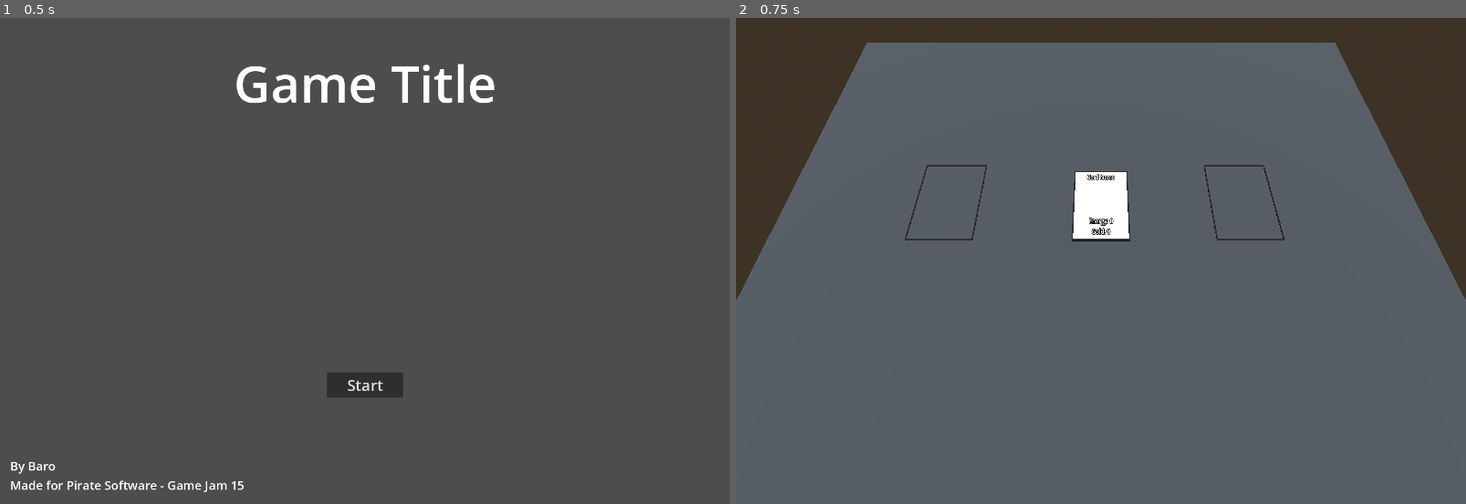
Above: before the commit, frames 1-2 (left to right).
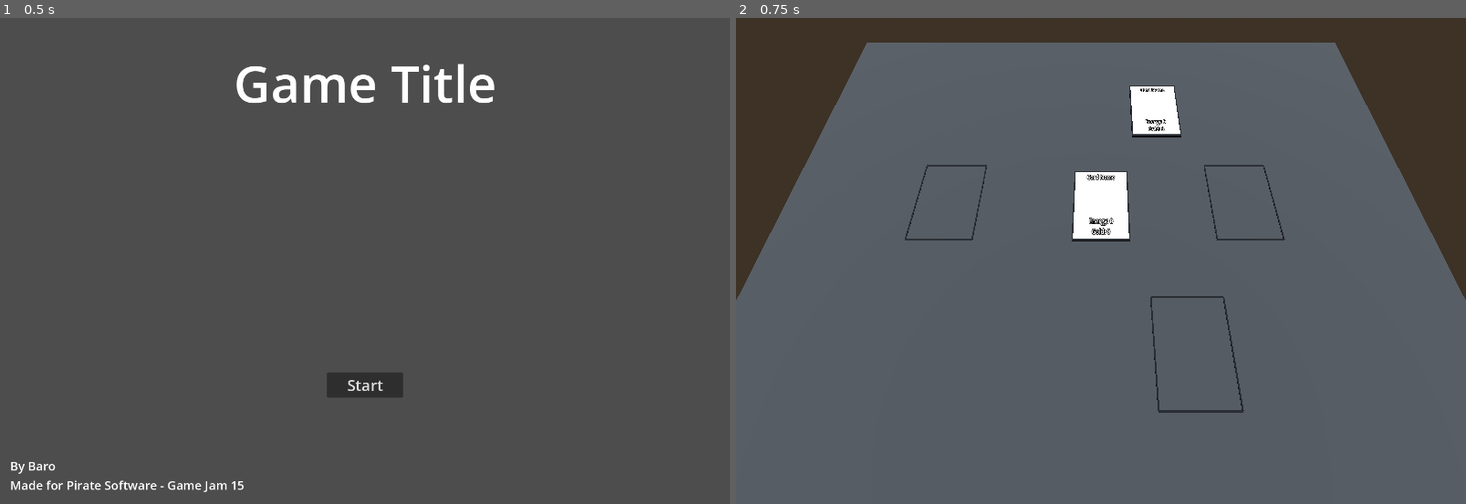
Above: after the commit, the same moments.

Repository: Barodas/game-jam-pirate-software-15
Game: Godot game, scene res://scenes/start_menu.tscn
The game is run twice, just before and just after one commit, with the same random seed, the same clock (stepped at 60 frames per second) and the same inputs.
Inputs:
- Up to frame 1 (0.5 s): no input
- Up to frame 2 (0.75 s): click "Start" at 0.5 s

Frame 1 is identical in both runs. In frame 2, 0.9% of the frame differs, in the area x 53-70%, y 13-82%.

Commit message:
Fixed card highlighting when another card is selected
- Added card swapping when clicking a card with an already selected card
- Inverted signals for card selection so it is handled by the game controller

Diff:
--- a/scenes/card.tscn
+++ b/scenes/card.tscn
@@ -13,6 +13,9 @@
 [sub_resource type="BoxMesh" id="BoxMesh_clpln"]
 
 [sub_resource type="StandardMaterial3D" id="StandardMaterial3D_w8ky8"]
+albedo_color = Color(0, 0, 1, 1)
+
+[sub_resource type="StandardMaterial3D" id="StandardMaterial3D_dh820"]
 albedo_color = Color(0, 0, 1, 1)
 
 [node name="Card" type="MeshInstance3D"]
@@ -49,10 +52,15 @@
 material_override = SubResource("StandardMaterial3D_fn5ty")
 mesh = SubResource("BoxMesh_clpln")
 
-[node name="Border" type="MeshInstance3D" parent="."]
+[node name="BorderHighlight" type="MeshInstance3D" parent="."]
 transform = Transform3D(1.15, 0, 0, 0, 0.8, 0, 0, 0, 1.15, 0, 0, 0)
 material_override = SubResource("StandardMaterial3D_w8ky8")
 mesh = SubResource("BoxMesh_clpln")
 
+[node name="BorderSelected" type="MeshInstance3D" parent="."]
+transform = Transform3D(1.15, 0, 0, 0, 0.8, 0, 0, 0, 1.15, 0, 0, 0)
+material_override = SubResource("StandardMaterial3D_dh820")
+mesh = SubResource("BoxMesh_clpln")
+
 [connection signal="mouse_entered" from="StaticBody3D" to="." method="_on_static_body_3d_mouse_entered"]
 [connection signal="mouse_exited" from="StaticBody3D" to="." method="_on_static_body_3d_mouse_exited"]
--- a/scenes/game.tscn
+++ b/scenes/game.tscn
@@ -101,8 +101,14 @@
 
 [node name="Card" parent="World" instance=ExtResource("2_mwtr0")]
 
+[node name="Card2" parent="World" instance=ExtResource("2_mwtr0")]
+transform = Transform3D(1, 0, 0, 0, 0.1, 0, 0, 0, 1.5, 1.18353, 0, -2.52857)
+
 [node name="Slot" parent="World" instance=ExtResource("3_4jq0p")]
 transform = Transform3D(1.2, 0, 0, 0, 0.02, 0, 0, 0, 1.7, -2.91569, 0, -0.104694)
 
 [node name="Slot2" parent="World" instance=ExtResource("3_4jq0p")]
 transform = Transform3D(1.2, 0, 0, 0, 0.02, 0, 0, 0, 1.7, 2.6897, 0, -0.104694)
+
+[node name="Slot3" parent="World" instance=ExtResource("3_4jq0p")]
+transform = Transform3D(1.2, 0, 0, 0, 0.02, 0, 0, 0, 1.7, 1.42312, 0, 2.682)
--- a/scripts/Signals.gd
+++ b/scripts/Signals.gd
@@ -10,4 +10,5 @@
 #Signals.example_signal.emit(val, 0)
 
 signal select_card(card: Card)
+signal click_card(card: Card)
 signal click_slot(slot: Slot)
--- a/scripts/card.gd
+++ b/scripts/card.gd
@@ -3,34 +3,35 @@
 @onready var _name_label = $NameLabel
 @onready var _energy_label = $EnergyLabel
 @onready var _gold_label = $GoldLabel
-@onready var _border = $Border
+@onready var _border_highlight = $BorderHighlight
+@onready var _border_selected = $BorderSelected
 
 var data
 var is_hovered = false
 var is_selected = false
 
+func _ready():
+	Signals.select_card.connect(_on_select_card_signal)
+
 func _process(delta):
 	# Selection
 	if is_hovered && Input.is_action_just_pressed("mouse_left"):
-		is_selected = true
-		Signals.select_card.emit(self)
-	if is_selected && Input.is_action_just_pressed("mouse_right"):
-		is_selected = false
-		Signals.select_card.emit(null)
+		Signals.click_card.emit(self)
 
 	# Highlighting
-	if is_selected:
-		_border.show()
-		if is_hovered:
-			change_colour(Color(0,1,0))
+	if is_hovered:
+		_border_highlight.show()
+		_border_selected.hide()
+		if is_selected:
+			change_hovered_colour(Color(0,1,0))
 		else:
-			change_colour(Color(0,0,1))
+			change_hovered_colour(Color(1,1,0))
 	else:
-		if is_hovered:
-			_border.show()
-			change_colour(Color(1,1,0))
+		if is_selected:
+			_border_selected.show()
 		else:
-			_border.hide()
+			_border_selected.hide()
+			_border_highlight.hide()
 
 func _physics_process(delta):
 	#set_hovered(false)
@@ -39,8 +40,8 @@
 func set_hovered(state: bool):
 	is_hovered = state
 
-func change_colour(col:Color):
-	var mat = _border.get_active_material(0)
+func change_hovered_colour(col:Color):
+	var mat = _border_highlight.get_active_material(0)
 	mat.albedo_color = col
 
 static func create(info: CardData):
@@ -52,10 +53,16 @@
 	instance._gold_label.text = info.gold
 	return instance
 
+func _on_select_card_signal(card:Card):
+	if card == self:
+		is_selected = true
+	else:
+		is_selected = false
+
 func _on_static_body_3d_mouse_entered():
 	is_hovered = true
-	print("Card Mouse entered")
+	#print("Card Mouse entered")
 
 func _on_static_body_3d_mouse_exited():
 	is_hovered = false
-	print("Card Mouse exited")
+	#print("Card Mouse exited")
--- a/scripts/game.gd
+++ b/scripts/game.gd
@@ -22,8 +22,13 @@
 func _ready():
 	randomize()
 
-	Signals.select_card.connect(_on_card_select_signal)
+	Signals.click_card.connect(_on_click_card_signal)
 	Signals.click_slot.connect(_on_click_slot_signal)
+
+func _process(delta):
+	if Input.is_action_just_pressed("mouse_right"):
+		selected_card = null
+		Signals.select_card.emit(null)
 
 func _physics_process(delta):
 	#var space_state = get_world_3d().direct_space_state
@@ -41,8 +46,16 @@
 	#	result.collider.get_parent().set_hovered(true)
 	pass
 
-func _on_card_select_signal(card):
-	selected_card = card
+func _on_click_card_signal(card):
+	if selected_card != null:
+		var selected_position = card.global_position
+		card.global_position = selected_card.global_position
+		selected_card.global_position = selected_position
+		selected_card = null
+		Signals.select_card.emit(null)
+	else:
+		selected_card = card
+		Signals.select_card.emit(selected_card)
 
 func _on_click_slot_signal(slot):
 	print("Click Slot received")
--- a/scripts/slot.gd
+++ b/scripts/slot.gd
@@ -10,8 +10,8 @@
 
 func _on_area_3d_mouse_entered():
 	is_hovered = true
-	print("Slot Mouse entered")
+	#print("Slot Mouse entered")
 
 func _on_area_3d_mouse_exited():
 	is_hovered = false
-	print("Slot Mouse exited")
+	#print("Slot Mouse exited")
Not shown: 1 places in scenes/card.tscn that only renumber resources
